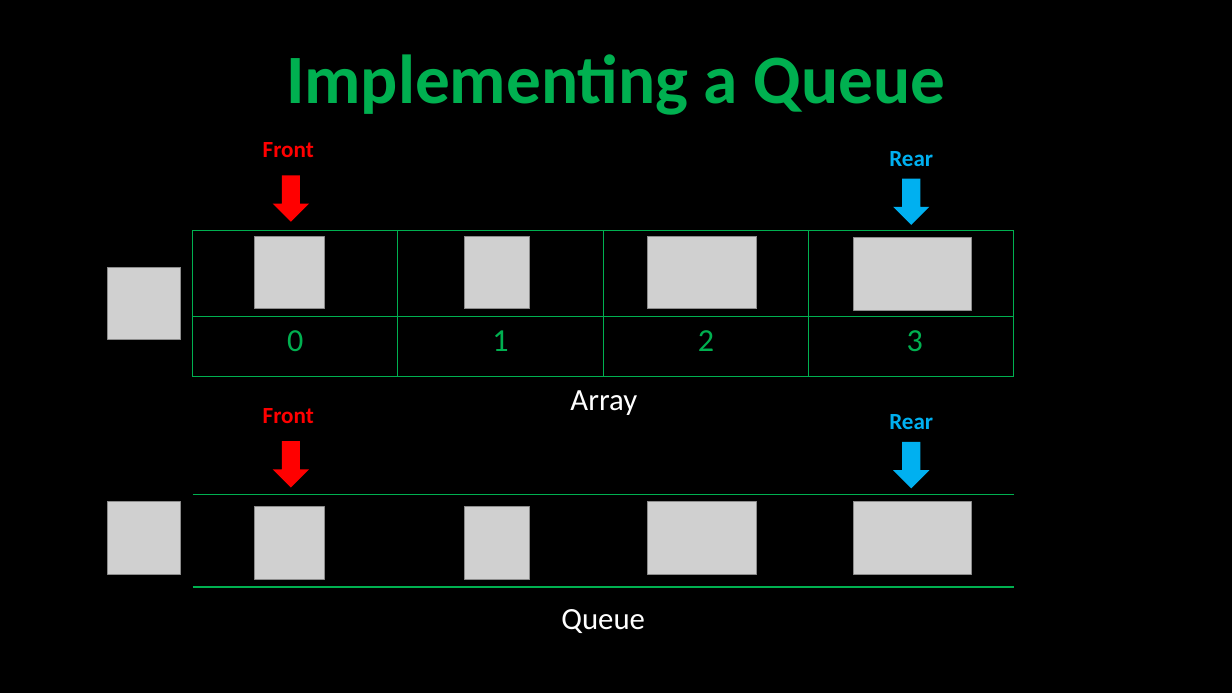
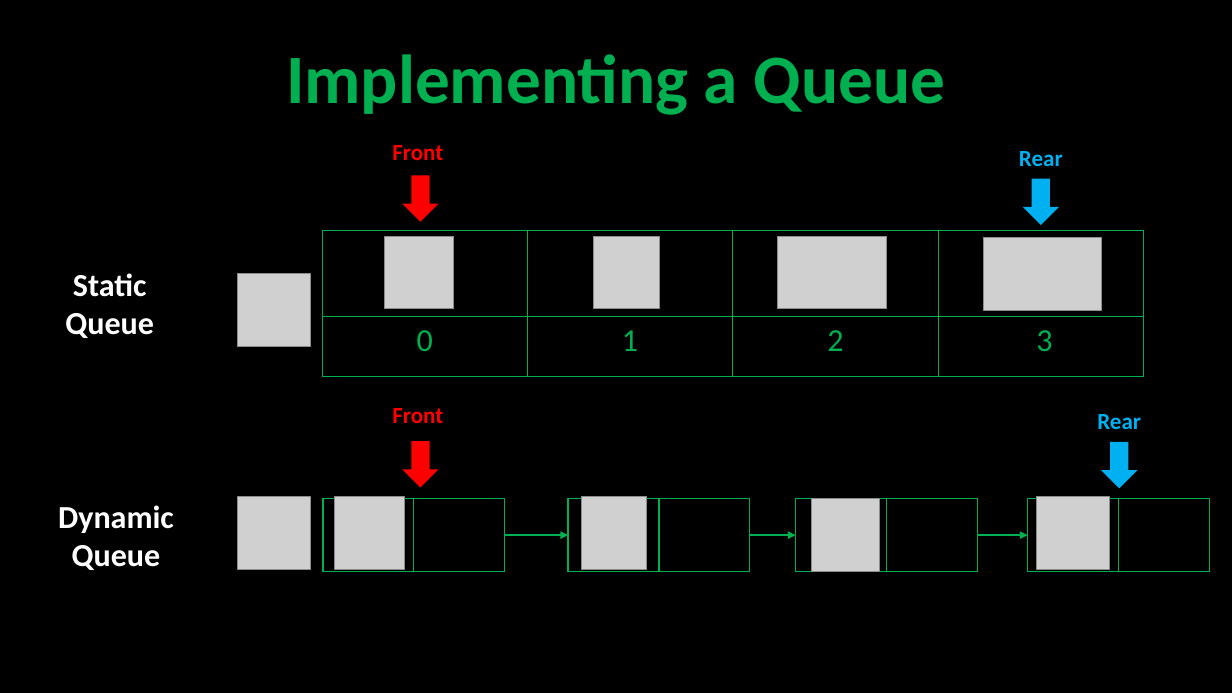
Before and after one commit to robitussin/CCS015, a slide deck: slide 24 of queue/Queue.pptx. Drawn at 1232x693 pixels with LibreOffice and Linux fonts; fonts in the diff are those of the drawing; grey boxes stand for pictures. Boxes give left, top, right and bottom in pixels: in the first picture for what was removed or moved away, otherwise in the second. Text is boxed around its words. In the diff, an @@ line names an element or a change of style, - is before the commit and + after.

```diff
--- a/queue/Queue.pptx
+++ b/queue/Queue.pptx
@@ table: place and size @@
-table at [213,131,369,168]
+table at [343,134,498,171]
@@ text added at [65,273,154,338], 25 pt, text #FFFFFF, bold @@
+Static Queue
@@ picture: place and size @@
-picture at [108,267,181,340]
+picture at [238,274,311,347]
@@ text removed at [570,390,637,415] @@
-Array
@@ table: place and size @@
-table at [834,403,989,440]
+table at [1042,403,1197,440]
@@ 4 pictures, 3 tables, 3 left arrows: place and size @@
-4 pictures, 3 tables, 3 left arrows at [192,140,1013,488]
+4 pictures, 3 tables, 3 left arrows at [323,140,1143,488]
@@ left arrow: place and size @@
-left arrow at [893,442,929,488]
+left arrow at [1101,442,1137,488]
@@ text at [58,505,174,570]: text changed; size 24 to 25 pt; bold on @@
-Queue
+Dynamic Queue
@@ table removed at [192,495,1013,640], 2 rows, 4 columns @@
- |  |  | 
-0 | 1 | 2 | 3
@@ picture: place and size @@
-picture at [108,502,181,575]
+picture at [238,496,311,569]
@@ table added at [323,499,505,572], 1 rows, 2 columns @@
+ | 
@@ picture: place and size @@
-picture at [254,506,323,579]
+picture at [335,496,404,569]
@@ table added at [568,499,750,572], 1 rows, 2 columns @@
+ | 
@@ picture: place and size @@
-picture at [465,506,531,579]
+picture at [581,496,647,569]
@@ table added at [796,499,977,572], 1 rows, 2 columns @@
+ | 
@@ picture: place and size @@
-picture at [648,502,757,575]
+picture at [812,499,880,572]
@@ table added at [1028,499,1209,572], 1 rows, 2 columns @@
+ | 
@@ picture: place and size @@
-picture at [854,502,972,575]
+picture at [1037,496,1110,569]
@@ arrow added from (505, 535) to (568, 535), #00B050 1 pt @@
@@ arrow added from (750, 535) to (796, 535), #00B050 1 pt @@
@@ arrow added from (978, 535) to (1028, 535), #00B050 1 pt @@
```
Also in this commit, not shown: 6 other slides changed, 2 slides added, 1 slide removed.
